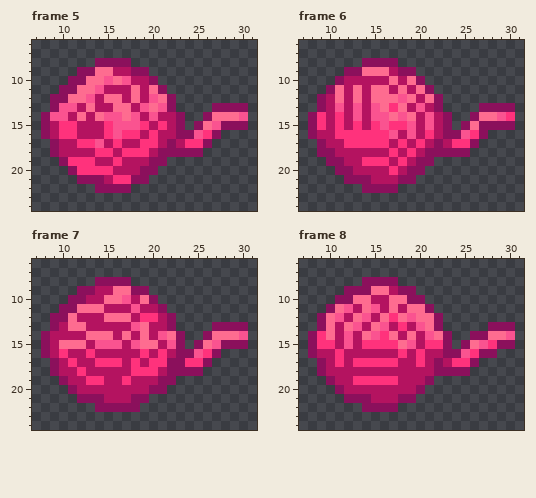
Pixel-art file: Assets/Assety/PLAYER_wloczka/klebek/odwijanie_zawijanie/wloczka10_spin_anim.aseprite. The picture above was drawn from the file before the commit.
32x32 pixels, 8 frames. Shown: frame 5: x 7..31, y 6..24; frame 6: x 7..31, y 6..24; frame 7: x 7..31, y 6..24; frame 8: x 7..31, y 6..24. The old version is drawn lined up with the new one. The commit also changed other frames, which this record leaves out.
After:
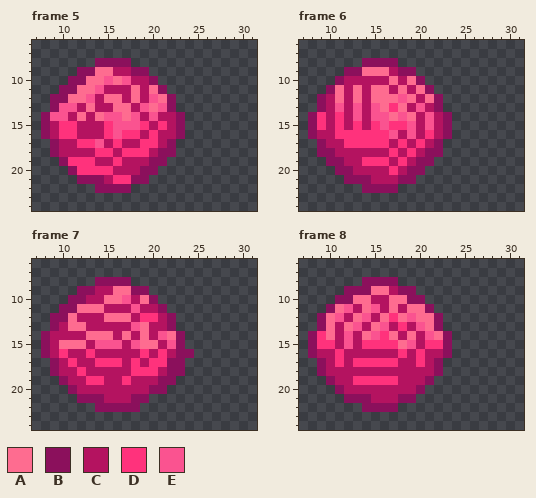
Palette (. is transparent): A #fe6c90  B #8b105c  C #b41360  D #ff327c  E #fa5390
Diff:
whole drawing moved by -1,-2 (the old picture is shown already moved)
Frame 5:
y 13: x 27..30 BBBB -> ....
y 14: x 26..30 BAAAE -> .....
y 15: x 25..30 BAEBBB -> ......
y 16: x 24..27 BEDB -> ....
y 17: x 23..26 CDDB -> ....
y 18: x 23..25 BBB -> ...
Frame 6:
y 13: x 27..30 BBBB -> ....
y 14: x 26..30 BAAED -> .....
y 15: x 25..30 BABBBB -> ......
y 16: x 24..27 BEDB -> ....
y 17: x 23..26 CDDB -> ....
y 18: x 23..25 BBB -> ...
Frame 7:
y 13: x 27..30 BBBB -> ....
y 14: x 26..30 BAAAE -> .....
y 15: x 25..30 BAEBBB -> ......
y 16: x 25..27 EDB -> ...
y 17: x 24..26 DDB -> ...
y 18: x 24..25 BB -> ..
Frame 8:
y 13: x 28..30 BBB -> ...
y 14: x 26..30 BBAAE -> .....
y 15: x 25..30 BAEDBB -> ......
y 16: x 24..28 BEDBB -> .....
y 17: x 23..26 CDDB -> ....
y 18: x 23..25 BBB -> ...
